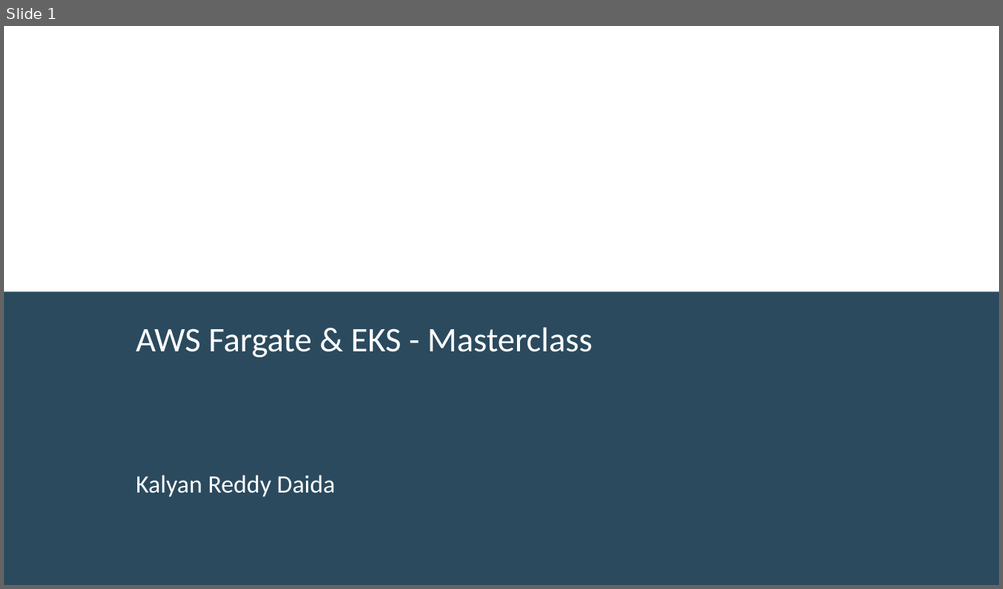
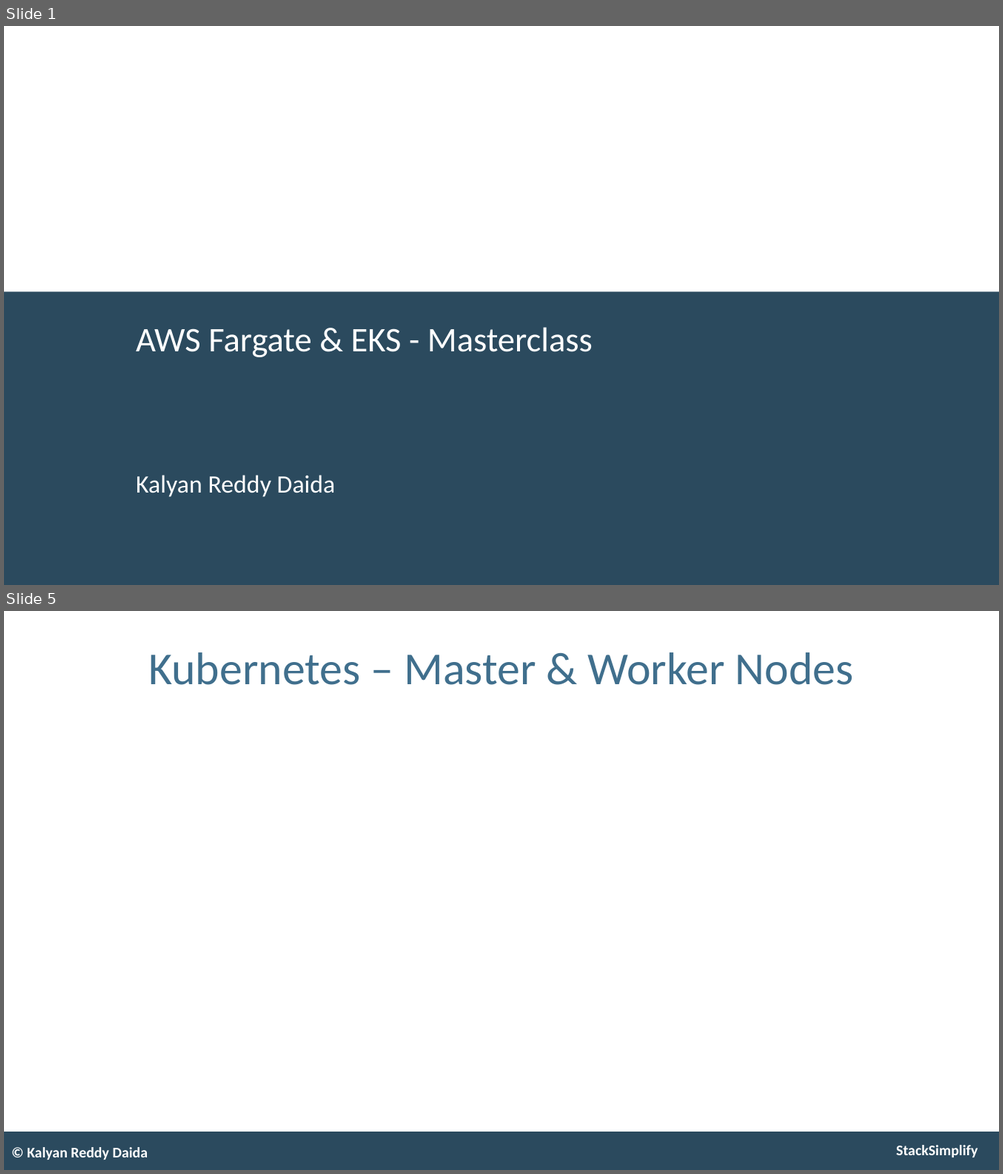
Before and after one commit to stacksimplify/aws-eks-kubernetes-masterclass, a slide deck: presentation/AWS-Fargate-and-EKS-Masterclass.pptx. Shown one above the other, each under a label of ours: slide 1 before the commit, slides 1 and 5 after it; the slides between them are not shown. The pictures are 1003x589 and 1003x1174 pixels, drawn with LibreOffice and Linux fonts; fonts in the diff are those of the drawing. Boxes give left, top, right and bottom in pixels: in the first picture for what was removed or moved away, otherwise in the second. Text is boxed around its words. In the diff, an @@ line names an element or a change of style, - is before the commit and + after.

Commit message:
Welcome to Stack Simplify

```diff
--- a/presentation/AWS-Fargate-and-EKS-Masterclass.pptx
+++ b/presentation/AWS-Fargate-and-EKS-Masterclass.pptx
@@ slide 5 added at (4,611,999,1170), background #FFFFFF; not listed: 1 template element that a slide beside it also shows @@
@@ title added at (148,652,854,685), 53 pt, text #406F8D @@
+Kubernetes – Master & Worker Nodes
@@ text added at (27,1147,148,1160), 17 pt, text #FFFFFF, bold @@
+© Kalyan Reddy Daida
@@ text added at (896,1145,977,1158), 17 pt, text #FFFFFF, bold @@
+StackSimplify
```
Also in this commit, not shown: 2 slides changed, 7 other slides added, 1 other file.
